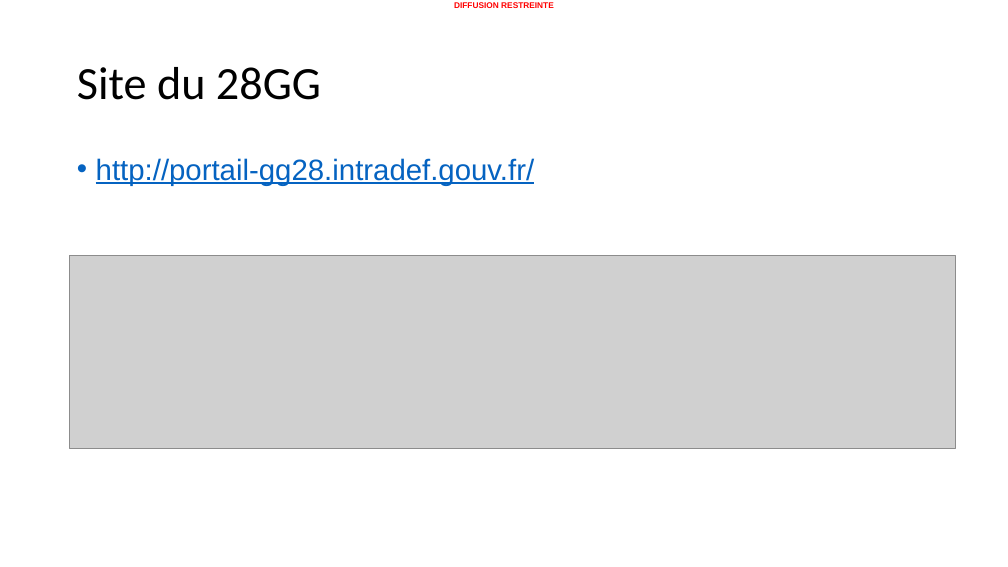
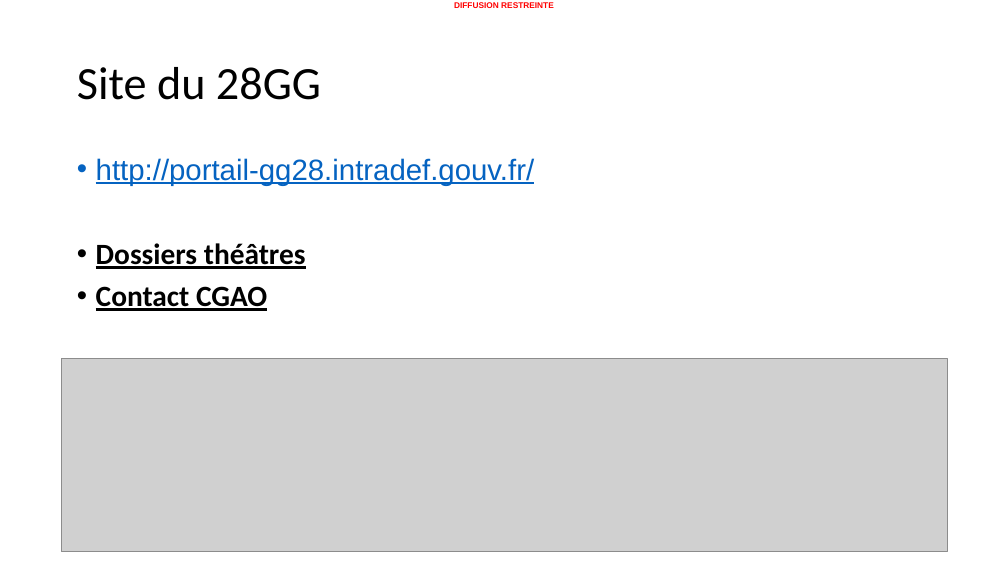
Before and after one commit to 20100dbg/OutilsGeo, a slide deck: slide 29 of cours/Guide - obtenir des cartes.pptx (slide 30 before the commit). Drawn at 1008x567 pixels with LibreOffice and Linux fonts; fonts in the diff are those of the drawing; grey boxes stand for pictures; background and template pictures are left out. Boxes give left, top, right and bottom in pixels: in the first picture for what was removed or moved away, otherwise in the second. Text is boxed around its words. In the diff, an @@ line names an element or a change of style, - is before the commit and + after.

```diff
--- a/cours/Guide - obtenir des cartes.pptx
+++ b/cours/Guide - obtenir des cartes.pptx
@@ picture removed at <box>70,256,956,448</box> @@
@@ text at <box>96,243,306,311</box>: paragraphs added @@
+• Dossiers théâtres
+• Contact CGAO
@@ picture added at <box>61,359,948,552</box> @@
```
Also in this commit, not shown: 16 other slides changed, 9 slides added, 14 slides removed, 4 other files.
